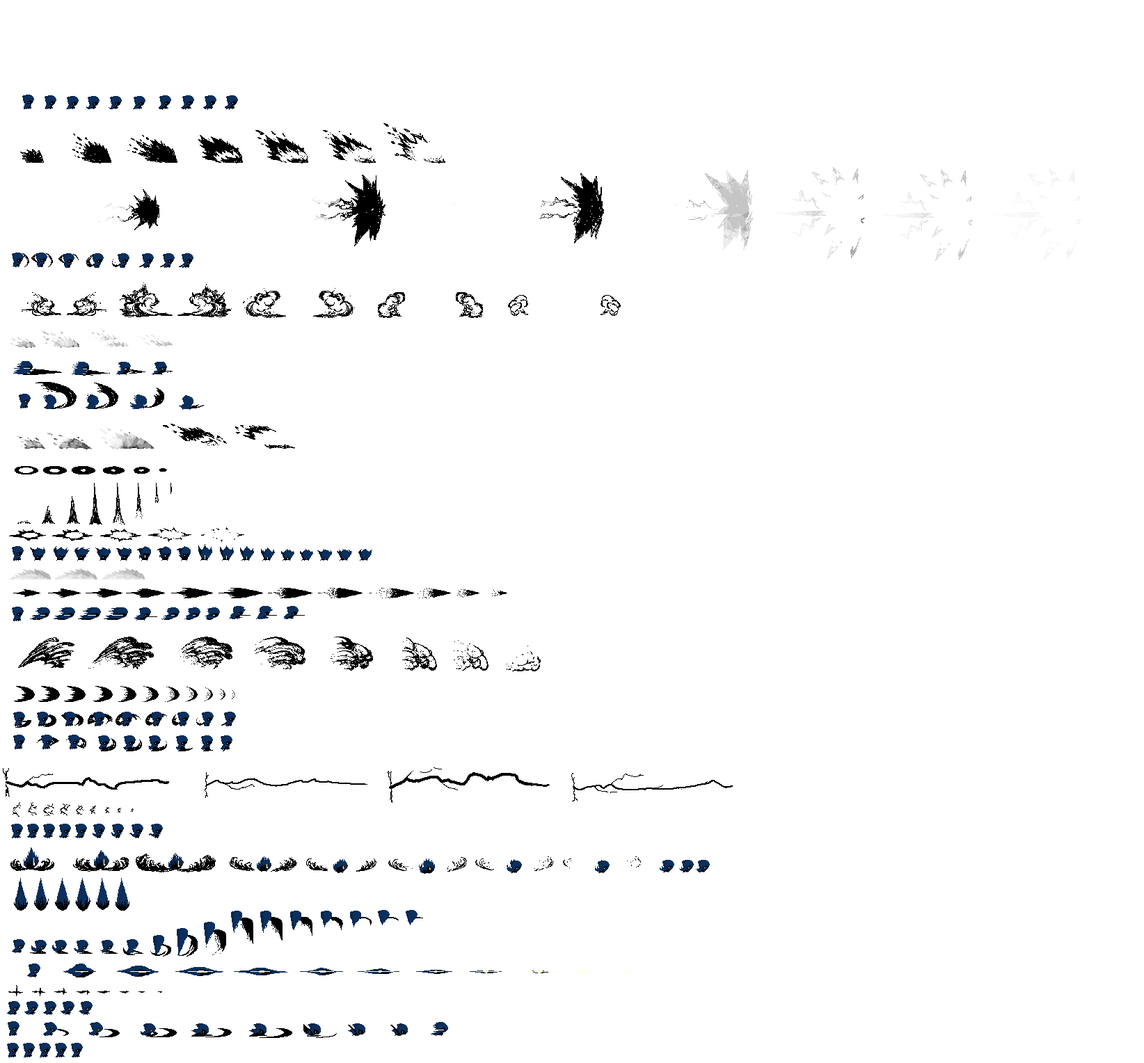
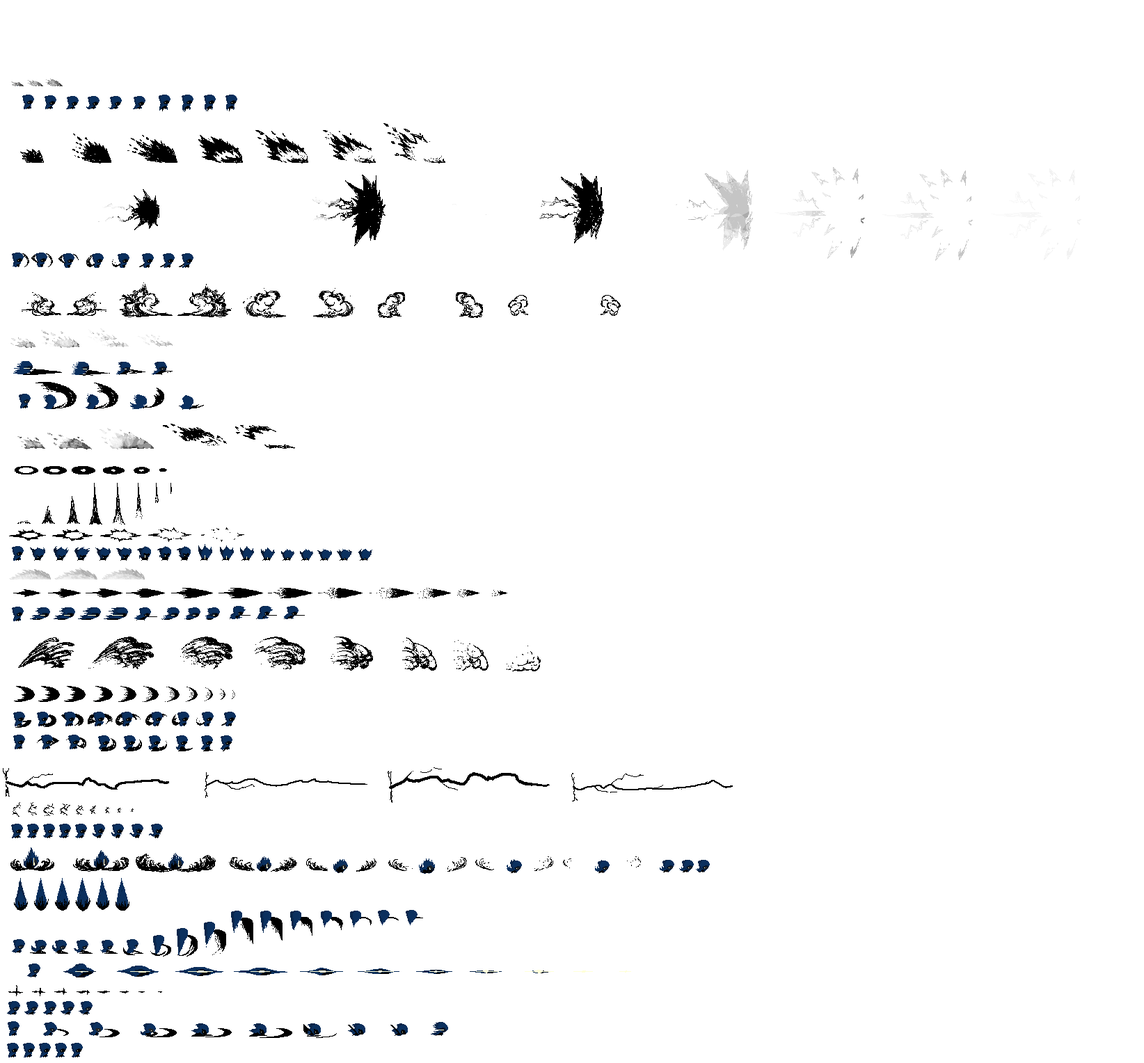
Layer changes from the first 1144x1063 image to the second:
added group "Dust Effect" with 3 layers in group "Jump" over [11, 78, 63, 87]
added layer "Layer 77" in group "Dust Effect" over [45, 78, 63, 87]
added layer "Layer 76" in group "Dust Effect" over [27, 79, 44, 87]
added layer "Layer 75" in group "Dust Effect" over [11, 81, 24, 87]
painted on "Layer 7 copy 44" over [224, 94, 238, 112]
painted on "Layer 7 copy 43" over [203, 94, 217, 112]
painted on "Layer 7 copy 42" over [180, 94, 195, 112]
painted on "Layer 7 copy 41" over [158, 94, 172, 112]
